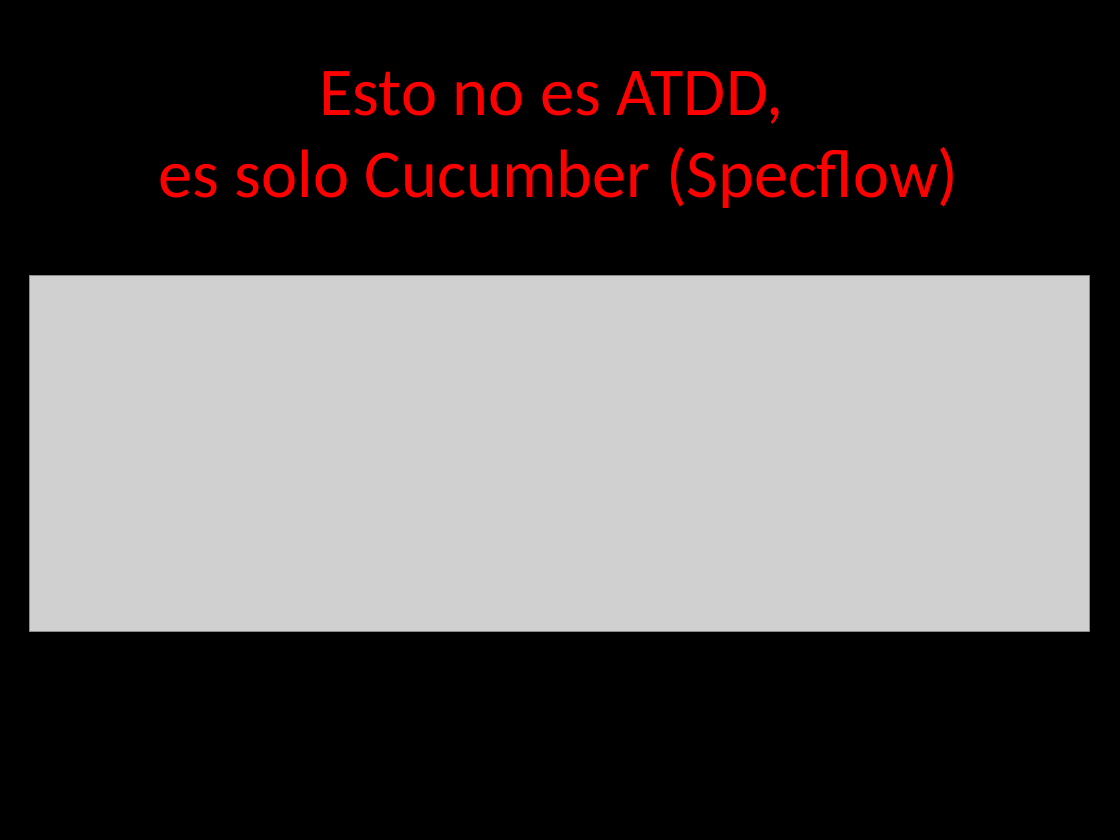
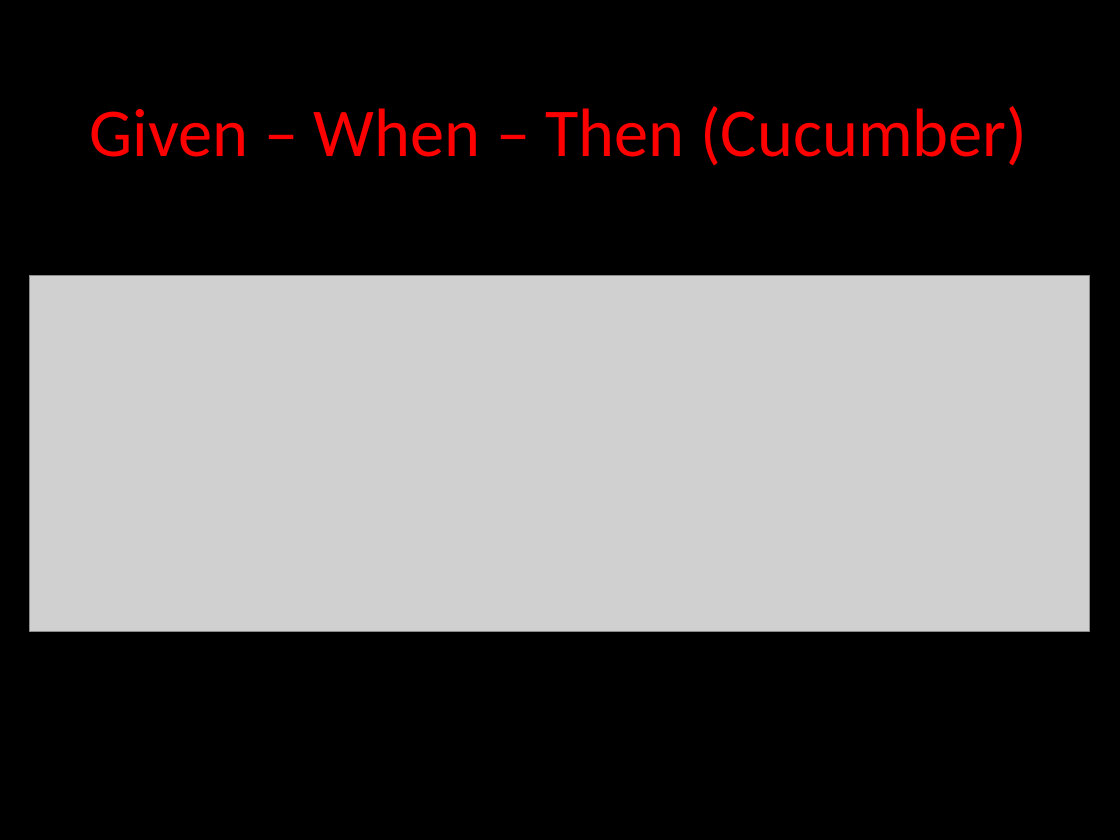
Before and after one commit to angelnunezsalazar/Test-Driven-Development, a slide deck: slide 40 of Diapositivas/Test Driven Development.pptx. Drawn at 1120x840 pixels with LibreOffice and Linux fonts; fonts in the diff are those of the drawing; grey boxes stand for pictures; background and template pictures are left out. Boxes give left, top, right and bottom in pixels: in the first picture for what was removed or moved away, otherwise in the second. Text is boxed around its words. In the diff, an @@ line names an element or a change of style, - is before the commit and + after.

```diff
--- a/Diapositivas/Test Driven Development.pptx
+++ b/Diapositivas/Test Driven Development.pptx
@@ title at [90,106,1027,166]: text changed @@
-Esto no es ATDD,
-es solo Cucumber (Specflow)
+Given – When – Then (Cucumber)
```
Also in this commit, not shown: 2 slides added, 1 slide removed, 2 other files.
